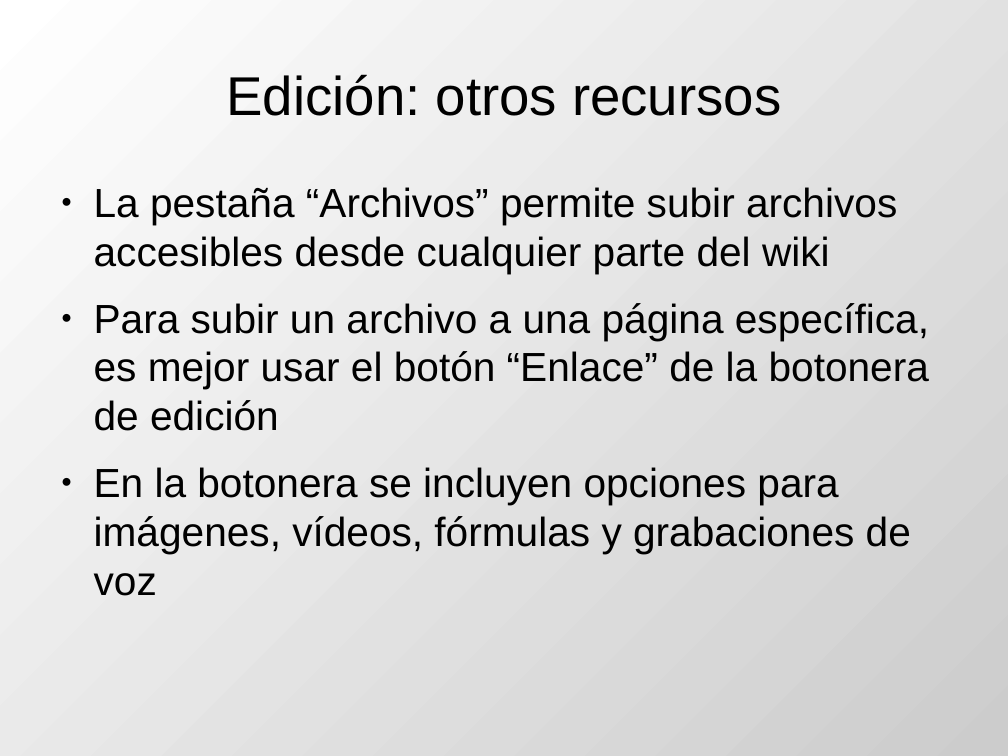
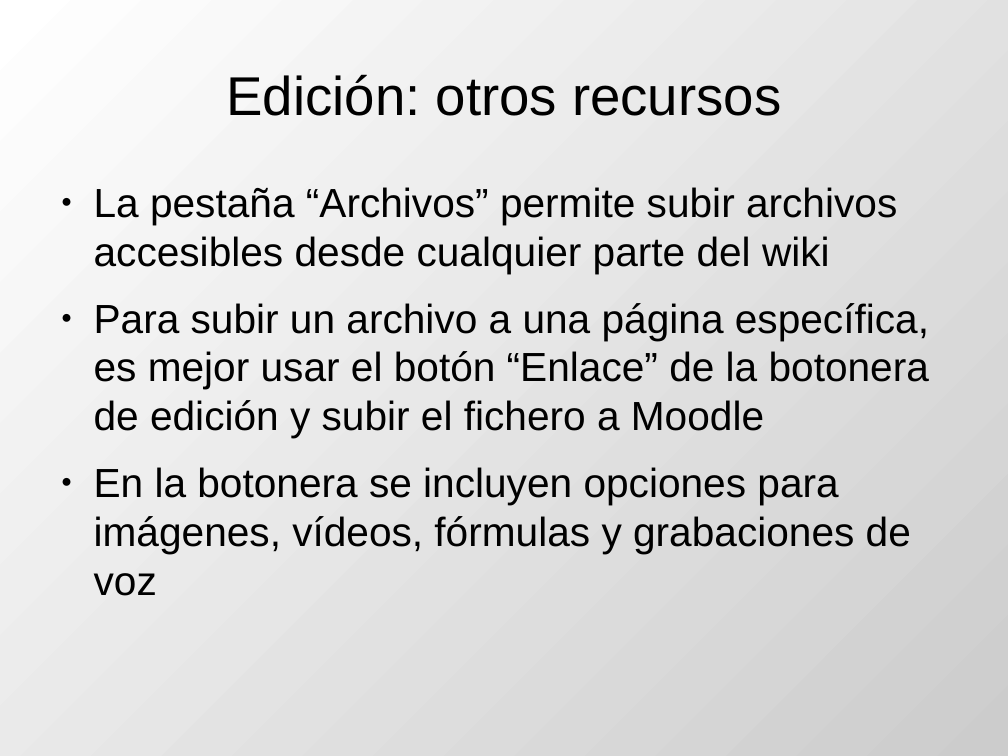
Before and after one commit to DrPantera/wikis4education, a slide deck: slide 22 of uca-2013_07/tema-3-WikisEnMoodle.odp (slide 16 before the commit). Drawn at 1008x756 pixels with LibreOffice and Linux fonts; fonts in the diff are those of the drawing. Boxes give left, top, right and bottom in pixels: in the first picture for what was removed or moved away, otherwise in the second. Text is boxed around its words. In the diff, an @@ line names an element or a change of style, - is before the commit and + after.

Commit message:
edicion por secciones en moodle

```diff
--- a/uca-2013_07/tema-3-WikisEnMoodle.odp
+++ b/uca-2013_07/tema-3-WikisEnMoodle.odp
@@ text at bbox=[94, 303, 929, 438]: text changed @@
-● Para subir un archivo a una página específica, es mejor usar el botón “Enlace” de la botonera de edición
+● Para subir un archivo a una página específica, es mejor usar el botón “Enlace” de la botonera de edición y subir el fichero a Moodle
```
Also in this commit, not shown: 4 other slides changed, 3 slides added, 2 other files.
